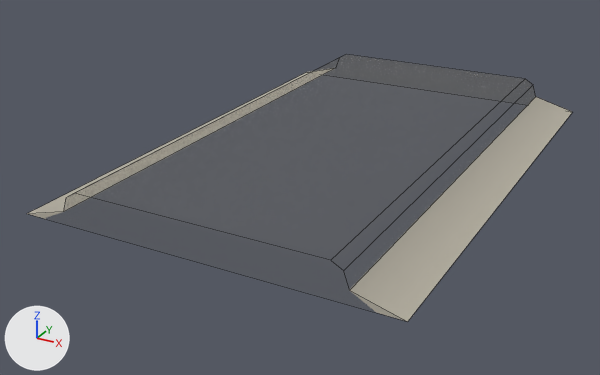
A saved change to the FBX model Assets/Art/Models/Road Tiles/Road_HalfRoad.fbx.
Before and after are seen from a 50 mm camera at (0.289, -0.385, 0.264) aimed at (-0.027, 0.189, -0.023). Every picture has the same lights, and +X, +Y and +Z are marked at lower left. Mesh edges are drawn as thin lines. Where no turn or scale is listed for an object, it has been applied to the vertices.

Names of what the first picture shows: 'Road_HalfRoad'.
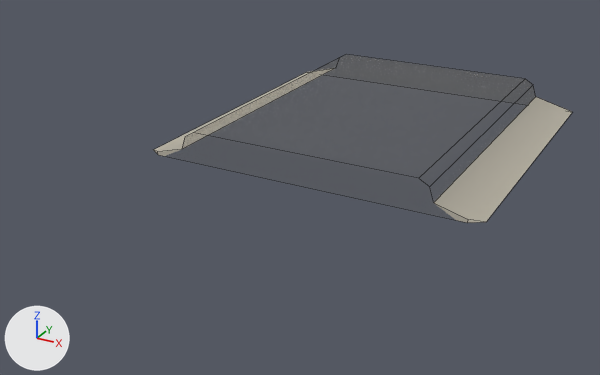
Commit message: Made half road shorter, added orphan road

Changed parts and their boxes (x1, y1, x2, y2) in the pictures (600 x 375 px):
'Road_HalfRoad', reshaped (23% narrower, 39% shorter): before (27, 68, 572, 321); after (154, 68, 572, 223)

What the commit changed:
me_cylinder_395 is used by ob_road_halfroad; location (0.0, 0.0, 0.0).
me_cylinder_395 had 16 vertices, 9 faces and spanned x -0.154..0.146, y 0.003..0.436, z 0.0..0.027.
me_cylinder_395 now has 20 vertices, 11 faces and spans x -0.154..0.146, y 0.144..0.436, z 0.0..0.027.
Part 1, on me_cylinder_395:
8 vertices are removed from x -0.154..0.146, y 0.003, z 0.0..0.027.
8 faces are deleted.
6 vertices are added at (-0.142, 0.144, 0.0), (-0.143, 0.144, 0.003), (-0.154, 0.152, 0.0), (0.146, 0.152, 0.0), (0.135, 0.144, 0.003), (0.134, 0.144, 0.0).
6 new vertices lie (0.0, -0.292, 0.0) away from vertices in x -0.117..0.109, y 0.436, z 0.01..0.027.
10 new faces join them.
